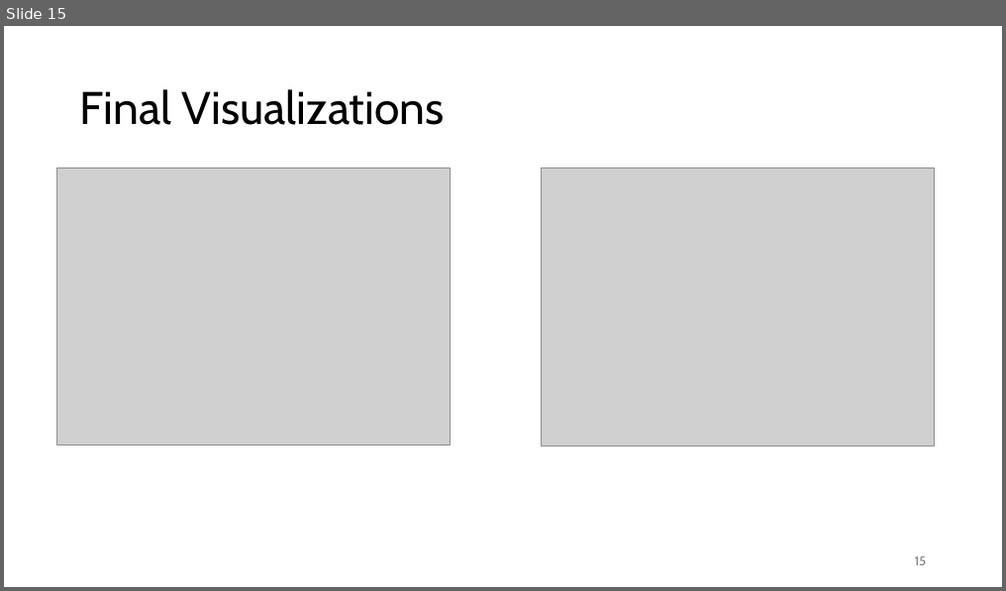
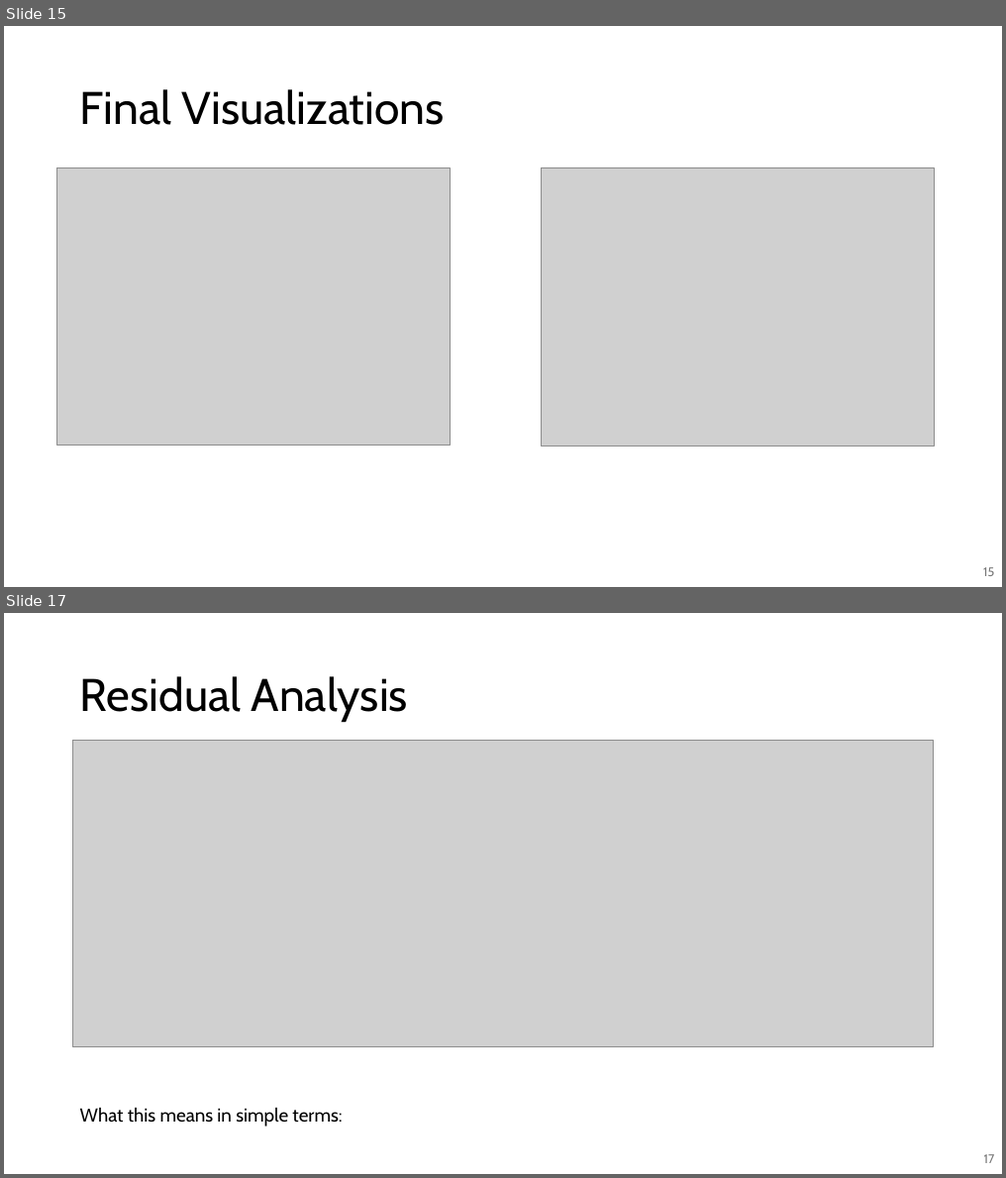
Before and after one commit to emmyregal/Soccer-Computer-Vision, a slide deck: Sport Presetation.pptx. Shown one above the other, each under a label of ours: slide 15 before the commit, slides 15 and 17 after it; the slides between them are not shown. The pictures are 1006x591 and 1006x1178 pixels, drawn with LibreOffice and Linux fonts; fonts in the diff are those of the drawing; grey boxes stand for pictures. Boxes give left, top, right and bottom in pixels: in the first picture for what was removed or moved away, otherwise in the second. Text is boxed around its words. In the diff, an @@ line names an element or a change of style, - is before the commit and + after.

```diff
--- a/Sport Presetation.pptx
+++ b/Sport Presetation.pptx
@@ slide 17 added at (4,613,1002,1174), background #FFFFFF @@
@@ title added at (80,676,408,722), 44 pt, text #000000 @@
+Residual Analysis
@@ picture added at (73,741,934,1048) @@
@@ text added at (80,1108,342,1127), 18 pt, text #000000 @@
+What this means in simple terms:
@@ page number added at (984,1155,995,1163), 12 pt, text #797979 @@
+17
@@ slide 15 changed as well @@
@@ page number: place and size @@
-page number at (915,557,926,566)
+page number at (983,568,994,576)
```
Also in this commit, not shown: 4 other slides changed, 10 other slides added, 8 slides removed, 1 other file.
